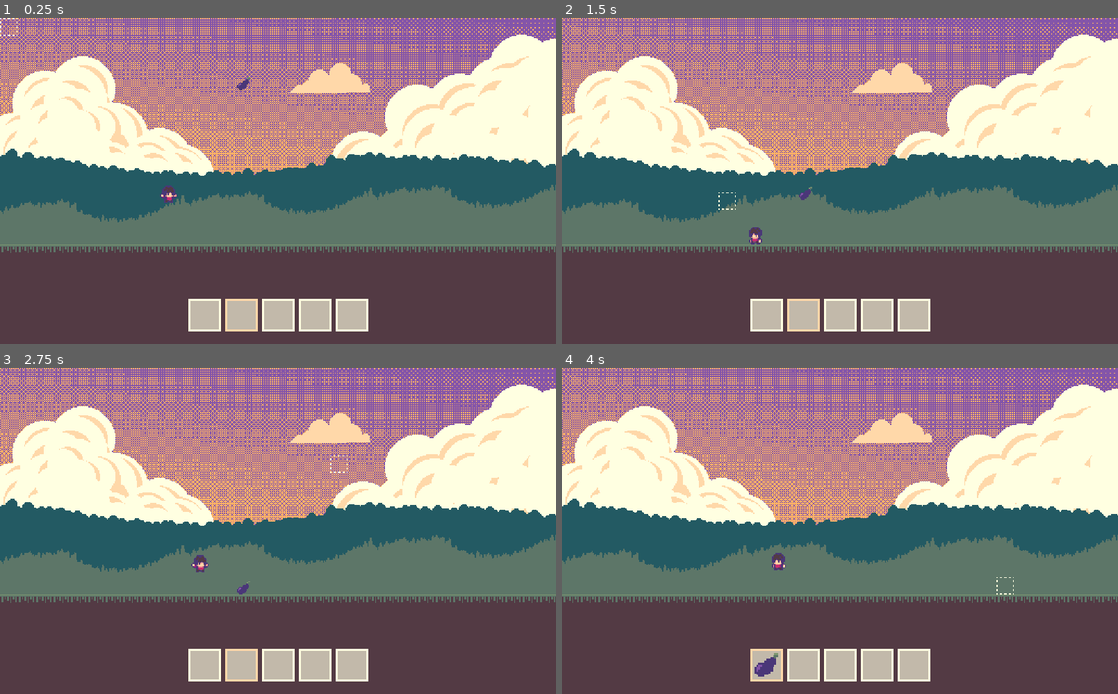
Above: before the commit, frames 1-4 (two rows, left to right).
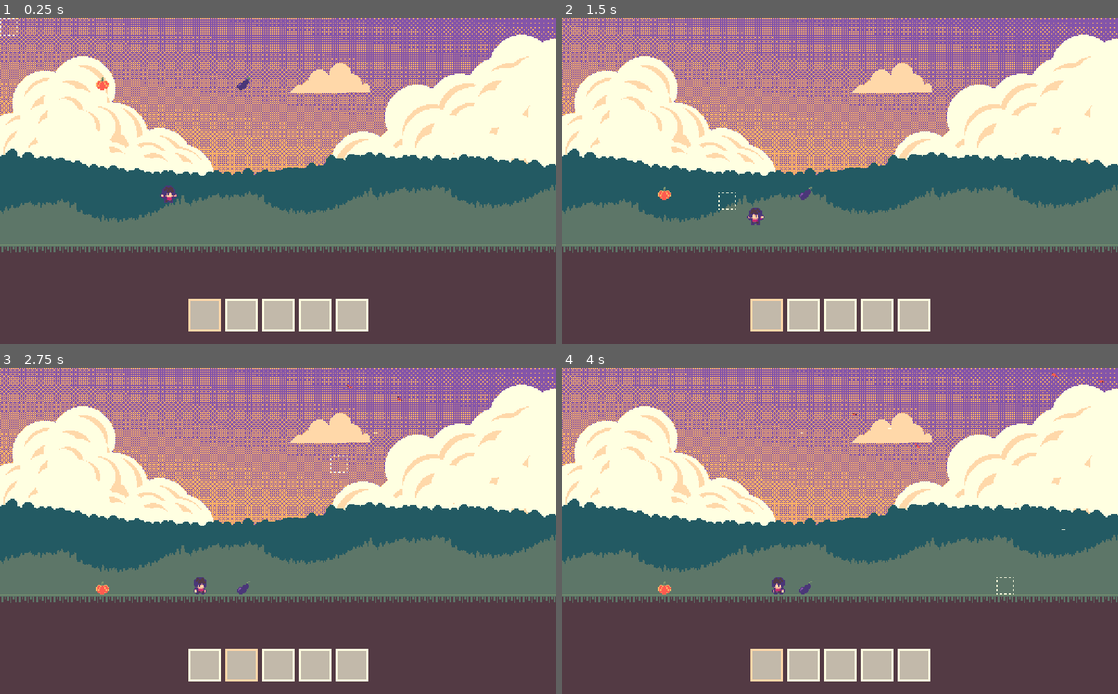
Above: after the commit, the same moments.

Repository: Zitronekoma30/falljam
Game: Godot game, scene res://Scenes/Farm.tscn
The game is run twice, just before and just after one commit, with the same random seed, the same clock (stepped at 60 frames per second) and the same inputs.
Inputs (mouse positions are in pixels of both pictures, inside the frame that each line leads up to):
- Up to frame 1 (0.25 s): no input
- Up to frame 2 (1.5 s): move the mouse to (962, 164) at 0.52 s; hold D (walk_right) 0.53-1.28 s; tap Q (drop, bound only after the commit) at 0.6 s; tap Space (jump) at 0.77, 0.8, 1.07, 1.35 s; move the mouse to (728, 197) at 1.27 s; hold A (walk_left) from 1.28 s (still down)
- Up to frame 3 (2.75 s): tap Space (jump) at 1.52, 1.82, 2.3 s; tap Q (drop, bound only after the commit) at 1.55 s; move the mouse to (333, 459) at 2.02 s; release A (walk_left) at 2.03 s; hold D (walk_right) from 2.03 s (still down); tap Mouse wheel down (scroll_down) at 2.1 s
- Up to frame 4 (4 s): move the mouse to (812, 596) at 2.77 s; tap Mouse wheel up (scroll_up) at 2.85 s; tap Space (jump) at 3.02, 3.32, 3.77, 3.8 s; tap Q (drop, bound only after the commit) at 3.05, 3.6 s; move the mouse to (1006, 579) at 3.52 s; release D (walk_right) at 3.53 s; hold A (walk_left) from 3.53 s (still down)

The runs differ from the first frame. In frame 1, 0.3% of the frame differs, in the area x 17-47%, y 18-97%; in frame 2, 0.6%, in the area x 17-47%, y 51-97%; in frame 3, 0.3%; in frame 4, 0.5%.

Commit message:
finished inventory, fixed items

Diff:
--- a/Objects/Item.gd
+++ b/Objects/Item.gd
@@ -3,11 +3,18 @@
 
 export(String, "pumpkin", "eggplant") var item_name
 
-var item_path = "res://Resources/Item.tres"
+
+var item_path = preload("res://Resources/Item.gd")
 var item_instance
+
 
 onready var sprite = $Sprite
 onready var anim = $AnimationPlayer
+
+
+func _init(_item_name = null):
+	if _item_name != null: item_name = _item_name
+
 
 func _ready():
 	add_to_group("items")
@@ -15,7 +22,7 @@
 	if item_instance != null: sprite.texture = item_instance.sprite
 
 func create_item(_item_name):
-	var item = load(item_path)
+	var item = item_path.new()
 	if _item_name == "pumpkin":
 		item.name = _item_name
 		item.sprite = load("res://Assets/Pumpkin.png")
@@ -34,6 +41,11 @@
 		return null
 	return item
 
+func set_item(_item_name):
+	yield(self, "ready")
+	item_instance = create_item(_item_name)
+	if item_instance != null: sprite.texture = item_instance.sprite
+
 func pickup():
 	anim.play("pickup")
 	yield(anim, "animation_finished")
--- a/Objects/Player.gd
+++ b/Objects/Player.gd
@@ -6,11 +6,12 @@
 
 export var speed = 2500
 export var gravity = 500
-export var jump_force = 9000
+export var jump_force = 12000
 export var grid_size := 16
 
 onready var anim = $AnimatedSprite
 onready var floorcast = $FloorCast
+onready var item_spawn_pos = $ItemSpawnPosition
 
 enum State{
 	Idle,
@@ -51,9 +52,11 @@
 	if velocity.x > 0:
 		anim.flip_h = false
 		anim.play("walk")
+		item_spawn_pos.position = Vector2(17, -6)
 	elif velocity.x < 0:
 		anim.flip_h = true
 		anim.play("walk")
+		item_spawn_pos.position = Vector2(-17, -6)
 	elif velocity.x == 0:
 		anim.play("idle")
 	if !grounded:
--- a/Objects/Player.tscn
+++ b/Objects/Player.tscn
@@ -18,10 +18,6 @@
 [sub_resource type="AtlasTexture" id=4]
 atlas = ExtResource( 1 )
 region = Rect2( 48, 0, 16, 16 )
-
-[sub_resource type="AtlasTexture" id=16]
-atlas = ExtResource( 1 )
-region = Rect2( 16, 16, 16, 16 )
 
 [sub_resource type="AtlasTexture" id=15]
 atlas = ExtResource( 1 )
@@ -59,16 +55,15 @@
 atlas = ExtResource( 1 )
 region = Rect2( 112, 16, 16, 16 )
 
+[sub_resource type="AtlasTexture" id=16]
+atlas = ExtResource( 1 )
+region = Rect2( 16, 16, 16, 16 )
+
 [sub_resource type="SpriteFrames" id=13]
 animations = [ {
 "frames": [ SubResource( 1 ), SubResource( 2 ), SubResource( 3 ), SubResource( 4 ) ],
 "loop": true,
 "name": "idle",
-"speed": 5.0
-}, {
-"frames": [ SubResource( 16 ) ],
-"loop": true,
-"name": "rise",
 "speed": 5.0
 }, {
 "frames": [ SubResource( 15 ) ],
@@ -85,17 +80,25 @@
 "loop": true,
 "name": "attack",
 "speed": 5.0
+}, {
+"frames": [ SubResource( 16 ) ],
+"loop": true,
+"name": "rise",
+"speed": 5.0
 } ]
 
 [sub_resource type="RectangleShape2D" id=14]
 extents = Vector2( 6, 8 )
 
 [sub_resource type="RectangleShape2D" id=17]
-extents = Vector2( 7.5, 8 )
+extents = Vector2( 7.25, 8 )
 
 [node name="Player" type="KinematicBody2D"]
 collision_layer = 2
 script = ExtResource( 2 )
+
+[node name="ItemSpawnPosition" type="Position2D" parent="."]
+position = Vector2( 17, -6 )
 
 [node name="AnimatedSprite" type="AnimatedSprite" parent="."]
 frames = SubResource( 13 )
@@ -115,7 +118,6 @@
 collision_mask = 8
 
 [node name="CollisionShape2D" type="CollisionShape2D" parent="ItemArea"]
-position = Vector2( -0.5, 0 )
 shape = SubResource( 17 )
 
 [connection signal="body_entered" from="ItemArea" to="." method="_on_ItemArea_body_entered"]
--- a/Objects/UI/InventorySlot.gd
+++ b/Objects/UI/InventorySlot.gd
@@ -18,5 +18,8 @@
 	selected = new
 
 func set_item(_item):
+	item = _item
+	if _item == null:
+		item_tex.texture = null
+		return
 	item_tex.texture = _item.sprite
-	item = _item
--- a/Objects/UI/UI.gd
+++ b/Objects/UI/UI.gd
@@ -1,4 +1,6 @@
 extends Control
+
+var item_scene = preload("res://Objects/Item.tscn")
 
 onready var ui_inv = $Inventory
 onready var ui_slots = ui_inv.get_children()
@@ -15,6 +17,7 @@
 var selected = 0
 
 func _ready():
+	ui_slots[selected].set_selected(true)
 	for i in range(inv_size):
 		inventory.append(null)
 	player.connect("got_item", self, "add_item")
@@ -30,6 +33,17 @@
 		selected -= 1
 		if selected < 0: selected = inv_size-1
 		ui_slots[selected].set_selected(true)
+
+	var current_slot = inventory[selected]
+	if Input.is_action_just_pressed("drop"):
+		if current_slot != null:
+			var new_item = item_scene.instance()
+			new_item.set_item(current_slot.name)
+			get_tree().get_root().add_child(new_item)
+			new_item.global_position = player.item_spawn_pos.global_position
+			new_item.anim.play_backwards("pickup")
+			inventory[selected] = null
+			ui_slots[selected].set_item(null)
 	position_cursor()
 
 func position_cursor():
--- a/Objects/UI/UI.tscn
+++ b/Objects/UI/UI.tscn
@@ -30,7 +30,6 @@
 [node name="InventorySlot2" parent="Inventory" instance=ExtResource( 2 )]
 margin_left = 34.0
 margin_right = 64.0
-selected = true
 
 [node name="InventorySlot3" parent="Inventory" instance=ExtResource( 2 )]
 margin_left = 68.0
--- a/Resources/Inventory.tres
+++ /dev/null
@@ -1,3 +0,0 @@
-[gd_resource type="Resource" format=2]
-
-[resource]
--- a/Resources/Item.gd
+++ b/Resources/Item.gd
@@ -1,7 +1,8 @@
 extends Resource
+class_name Item
 
 var name: String
-var sprite: StreamTexture
+var sprite: Texture
 var value: int
 
 var stackable: bool = false
--- a/Resources/Item.tres
+++ /dev/null
@@ -1,6 +0,0 @@
-[gd_resource type="Resource" load_steps=2 format=2]
-
-[ext_resource path="res://Resources/Item.gd" type="Script" id=1]
-
-[resource]
-script = ExtResource( 1 )
--- a/Scenes/Farm.tscn
+++ b/Scenes/Farm.tscn
@@ -1,10 +1,13 @@
-[gd_scene load_steps=12 format=2]
+[gd_scene load_steps=15 format=2]
 
 [ext_resource path="res://Assets/FallJamTileset.png" type="Texture" id=1]
 [ext_resource path="res://Objects/Player.tscn" type="PackedScene" id=2]
 [ext_resource path="res://Assets/BG.png" type="Texture" id=3]
 [ext_resource path="res://Objects/UI/UI.tscn" type="PackedScene" id=4]
 [ext_resource path="res://Objects/Item.tscn" type="PackedScene" id=5]
+[ext_resource path="res://Audio/FallJam.mp3" type="AudioStream" id=6]
+[ext_resource path="res://Assets/Leaf.png" type="Texture" id=7]
+[ext_resource path="res://Assets/Wind.png" type="Texture" id=8]
 
 [sub_resource type="ConvexPolygonShape2D" id=2]
 points = PoolVector2Array( 0, 0, 16, 0, 16, 16, 0, 16 )
@@ -79,9 +82,42 @@
 
 [node name="Bg" type="Sprite" parent="."]
 position = Vector2( 256, 150 )
+z_index = -10
 texture = ExtResource( 3 )
 
+[node name="Leaf" type="CPUParticles2D" parent="."]
+position = Vector2( 514, -42 )
+z_index = -2
+amount = 30
+lifetime = 20.0
+randomness = 1.0
+texture = ExtResource( 7 )
+emission_shape = 2
+emission_rect_extents = Vector2( -100, 1 )
+direction = Vector2( -1, 1 )
+gravity = Vector2( 0, 0 )
+initial_velocity = 50.0
+angular_velocity = 10.0
+angular_velocity_random = 1.0
+linear_accel = -1.0
+scale_amount = 0.5
+
+[node name="Wind" type="CPUParticles2D" parent="."]
+position = Vector2( 541, 105 )
+z_index = -2
+amount = 25
+lifetime = 20.0
+texture = ExtResource( 8 )
+emission_shape = 2
+emission_rect_extents = Vector2( 1, 100 )
+direction = Vector2( -5, 0 )
+spread = 0.0
+gravity = Vector2( 0, 0 )
+initial_velocity = 100.0
+scale_amount = 0.5
+
 [node name="TileMap" type="TileMap" parent="."]
+z_index = -1
 tile_set = SubResource( 1 )
 cell_size = Vector2( 16, 16 )
 collision_mask = 14
@@ -91,9 +127,17 @@
 [node name="Player" parent="." instance=ExtResource( 2 )]
 position = Vector2( 155, 145 )
 
+[node name="Item2" parent="." instance=ExtResource( 5 )]
+position = Vector2( 94, 57 )
+item_name = "pumpkin"
+
 [node name="Item" parent="." instance=ExtResource( 5 )]
 position = Vector2( 224, 57 )
 item_name = "eggplant"
+
+[node name="Music" type="AudioStreamPlayer" parent="."]
+stream = ExtResource( 6 )
+autoplay = true
 
 [node name="UI" parent="." instance=ExtResource( 4 )]
 margin_right = 512.0
--- a/project.godot
+++ b/project.godot
@@ -7,6 +7,16 @@
 ;   param=value ; assign values to parameters
 
 config_version=4
+
+_global_script_classes=[ {
+"base": "Resource",
+"class": "Item",
+"language": "GDScript",
+"path": "res://Resources/Item.gd"
+} ]
+_global_script_class_icons={
+"Item": ""
+}
 
 [application]
 
@@ -81,6 +91,11 @@
 , Object(InputEventKey,"resource_local_to_scene":false,"resource_name":"","device":0,"alt":false,"shift":false,"control":false,"meta":false,"command":false,"pressed":false,"scancode":16777234,"physical_scancode":0,"unicode":0,"echo":false,"script":null)
  ]
 }
+drop={
+"deadzone": 0.5,
+"events": [ Object(InputEventKey,"resource_local_to_scene":false,"resource_name":"","device":0,"alt":false,"shift":false,"control":false,"meta":false,"command":false,"pressed":false,"scancode":81,"physical_scancode":0,"unicode":0,"echo":false,"script":null)
+ ]
+}
 
 [layer_names]
 
Binary file added: Assets/Leaf.png
Not shown, added: Assets/Leaf.png.import
Binary file added: Assets/Wind.png
Not shown, added: Assets/Wind.png.import
Not shown, added: Audio/FallJam.mp3.import
Not shown, added: Audio/FallJam.mp3
